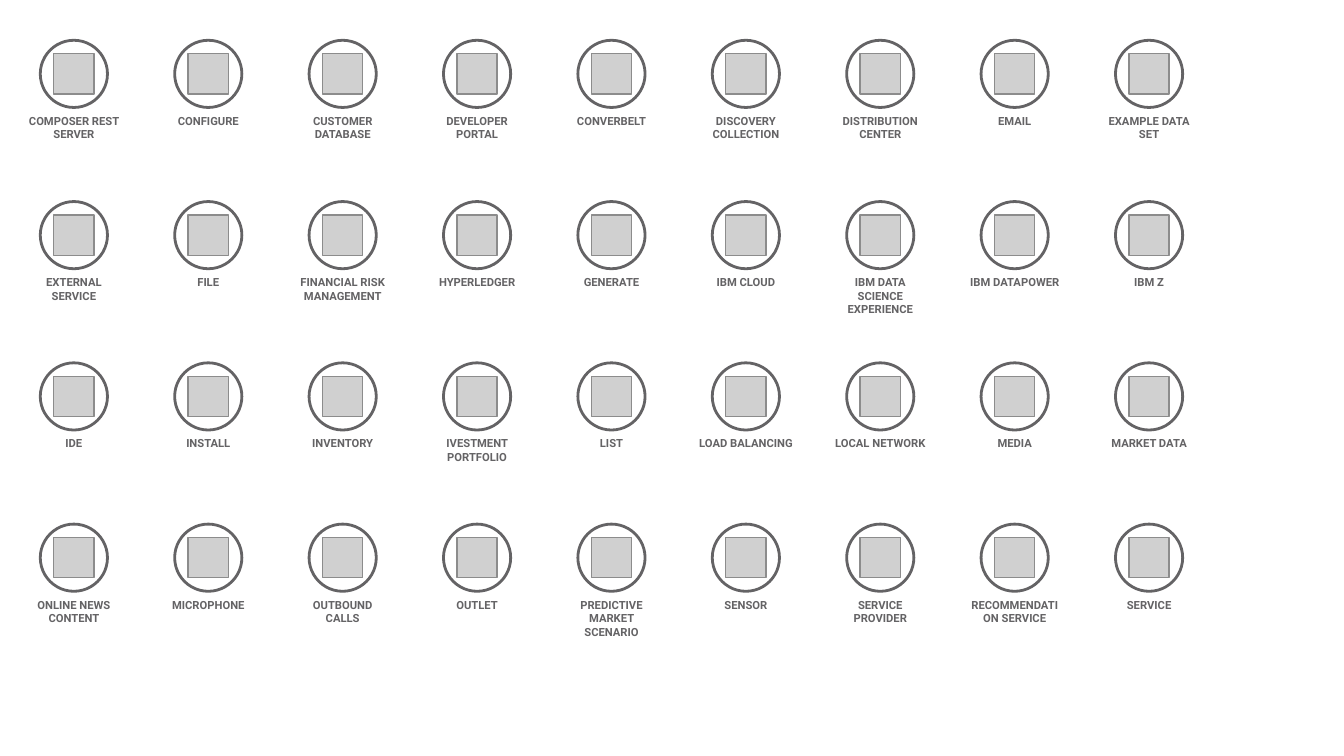
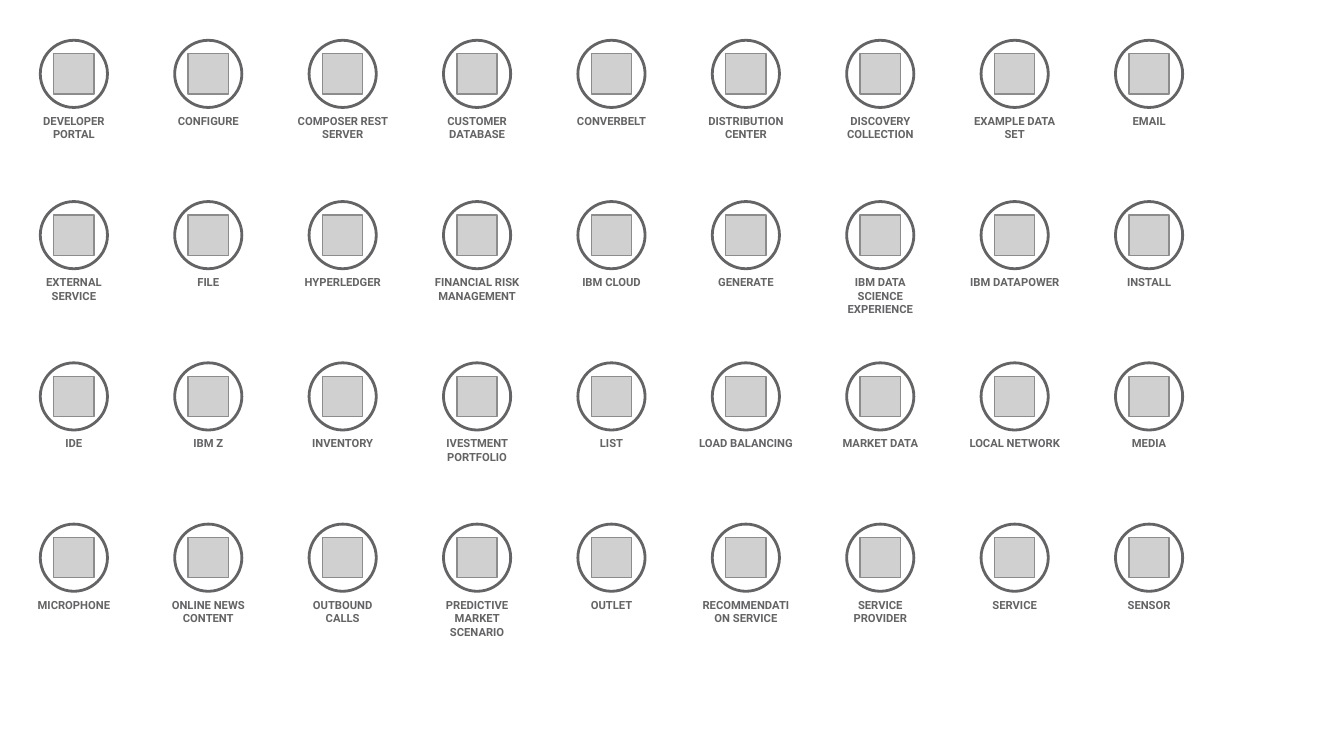
Before and after one commit to l2fprod/myarchitecture, a slide deck: slide 11 of mycatalog-architecture-diagram-template.pptx. Drawn at 1344x756 pixels with LibreOffice and Linux fonts; fonts in the diff are those of the drawing; grey boxes stand for pictures. Boxes give left, top, right and bottom in pixels: in the first picture for what was removed or moved away, otherwise in the second. Text is boxed around its words. In the diff, an @@ line names an element or a change of style, - is before the commit and + after.

```diff
--- a/mycatalog-architecture-diagram-template.pptx
+++ b/mycatalog-architecture-diagram-template.pptx
@@ text at (x1=43, y1=117, x2=104, y2=138): text changed @@
-COMPOSER REST SERVER
+DEVELOPER PORTAL
@@ text added at (x1=298, y1=117, x2=388, y2=138), 6 pt, text #646365, bold @@
+COMPOSER REST SERVER
@@ text removed at (x1=446, y1=117, x2=507, y2=138) @@
-DEVELOPER PORTAL
@@ text at (x1=1127, y1=278, x2=1171, y2=286): text changed @@
-IBM Z
+INSTALL
@@ text at (x1=193, y1=439, x2=223, y2=447): text changed @@
-INSTALL
+IBM Z
@@ text "MARKET DATA" moved from (x1=1111, y1=439, x2=1187, y2=447) to (x1=843, y1=439, x2=918, y2=447) @@
@@ 6 texts moved together from (x1=172, y1=117, x2=1190, y2=636) to (x1=38, y1=117, x2=1055, y2=636) @@
@@ 9 texts moved together from (x1=37, y1=117, x2=1032, y2=622) to (x1=172, y1=117, x2=1166, y2=622) @@
@@ text at (x1=733, y1=614, x2=777, y2=622): text changed @@
-SENSOR
+RECOMMENDATION SERVICE
@@ text at (x1=992, y1=601, x2=1036, y2=609): text changed @@
-RECOMMENDATION SERVICE
+SERVICE
@@ text at (x1=1128, y1=601, x2=1171, y2=609): text changed @@
-SERVICE
+SENSOR
```
Also in this commit, not shown: 19 other slides changed.
